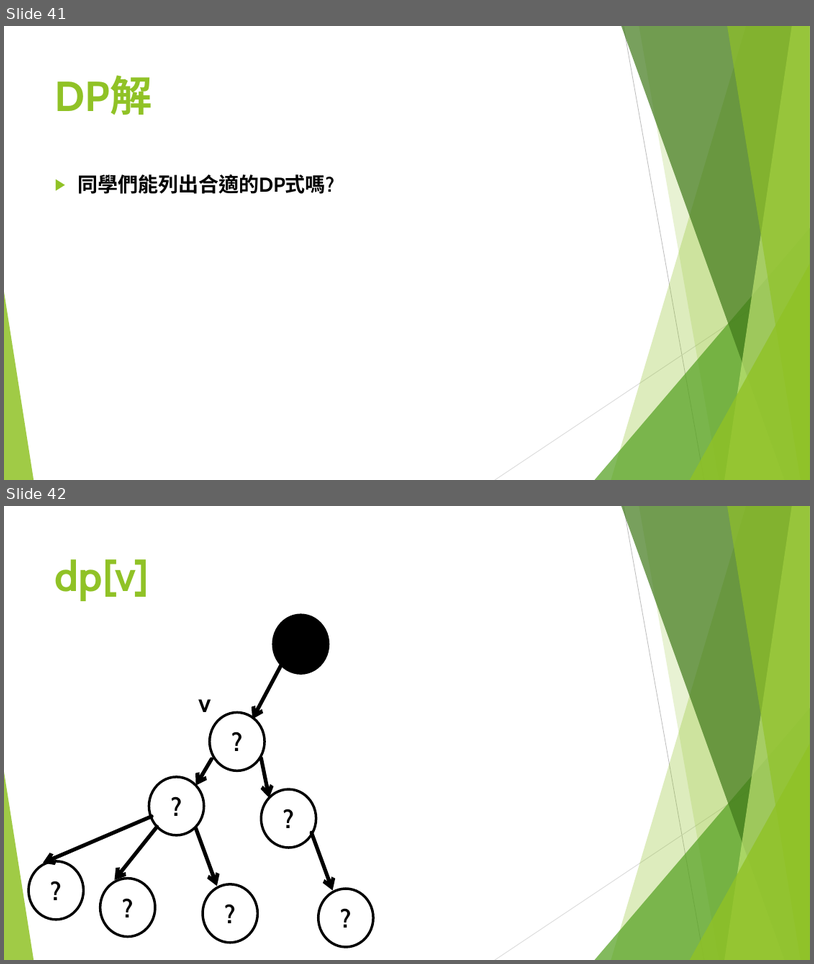
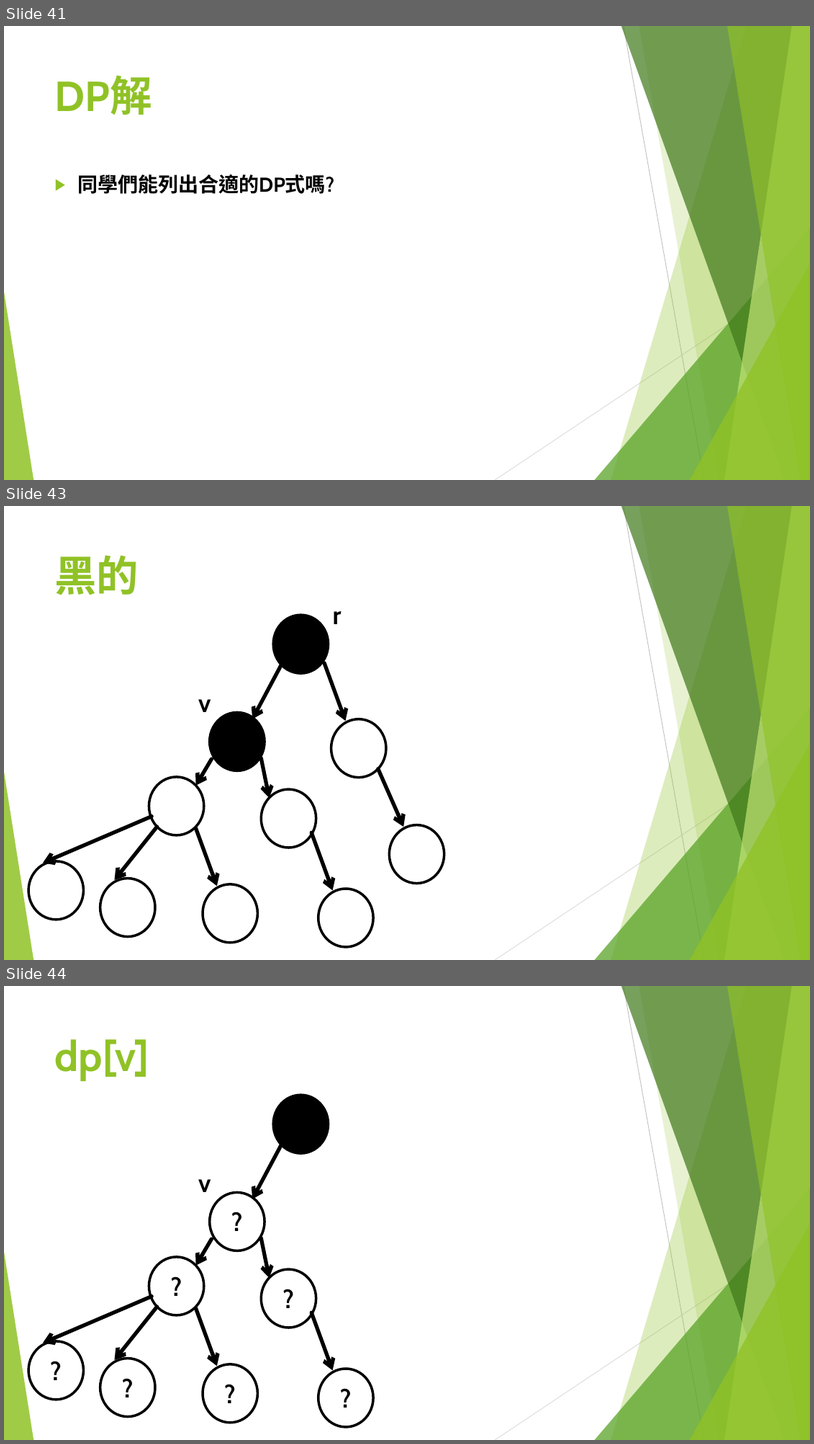
Before and after one commit to S920105123/DP2, a slide deck: presentation/進階動態規劃.pptx. Shown one above the other, each under a label of ours: slides 41 and 42 before the commit, slides 41, 43 and 44 after it; the slides between them are not shown. The pictures are 814x964 and 814x1444 pixels, drawn with LibreOffice and Linux fonts; fonts in the diff are those of the drawing. Boxes give left, top, right and bottom in pixels: in the first picture for what was removed or moved away, otherwise in the second. Text is boxed around its words. In the diff, an @@ line names an element or a change of style, - is before the commit and + after.

```diff
--- a/presentation/進階動態規劃.pptx
+++ b/presentation/進階動態規劃.pptx
@@ slide 43 added at (4, 506, 810, 960), background #FFFFFF; not listed: 10 template elements that a slide beside it also shows @@
@@ title added at (55, 555, 139, 595), 50 pt, text #90C226, bold @@
+黑的
@@ text added at (333, 611, 342, 624), 30 pt, text #000000, bold @@
+r
@@ ellipse added at (273, 615, 328, 673), fill #000000, outline #000000 3 pt @@
@@ arrow added from (282, 664) to (252, 719), #000000 4.5 pt @@
@@ arrow added from (324, 663) to (346, 721), #000000 4.5 pt @@
@@ text added at (198, 699, 211, 712), 30 pt, text #000000, bold @@
+v
@@ ellipse added at (210, 713, 265, 770), fill #000000, outline #000000 3 pt @@
@@ ellipse added at (332, 719, 386, 777), outline #000000 3 pt @@
@@ arrow added from (211, 759) to (196, 785), #000000 4.5 pt @@
@@ arrow added from (261, 758) to (270, 798), #000000 4.5 pt @@
@@ ellipse added at (149, 777, 204, 835), outline #000000 3 pt @@
@@ arrow added from (378, 769) to (404, 826), #000000 4.5 pt @@
@@ ellipse added at (261, 789, 316, 847), outline #000000 3 pt @@
@@ arrow added from (152, 816) to (43, 863), #000000 4.5 pt @@
@@ arrow added from (157, 826) to (115, 880), #000000 4.5 pt @@
@@ arrow added from (196, 828) to (217, 886), #000000 4.5 pt @@
@@ ellipse added at (389, 825, 445, 883), outline #000000 3 pt @@
@@ arrow added from (312, 833) to (333, 890), #000000 4.5 pt @@
@@ ellipse added at (28, 861, 84, 919), outline #000000 3 pt @@
@@ ellipse added at (100, 878, 155, 936), outline #000000 3 pt @@
@@ ellipse added at (203, 884, 258, 942), outline #000000 3 pt @@
@@ ellipse added at (319, 888, 373, 947), outline #000000 3 pt @@
@@ what was slide 42 is now slide 44 @@
```
Also in this commit, not shown: 1 slide changed, 1 other slide added.
